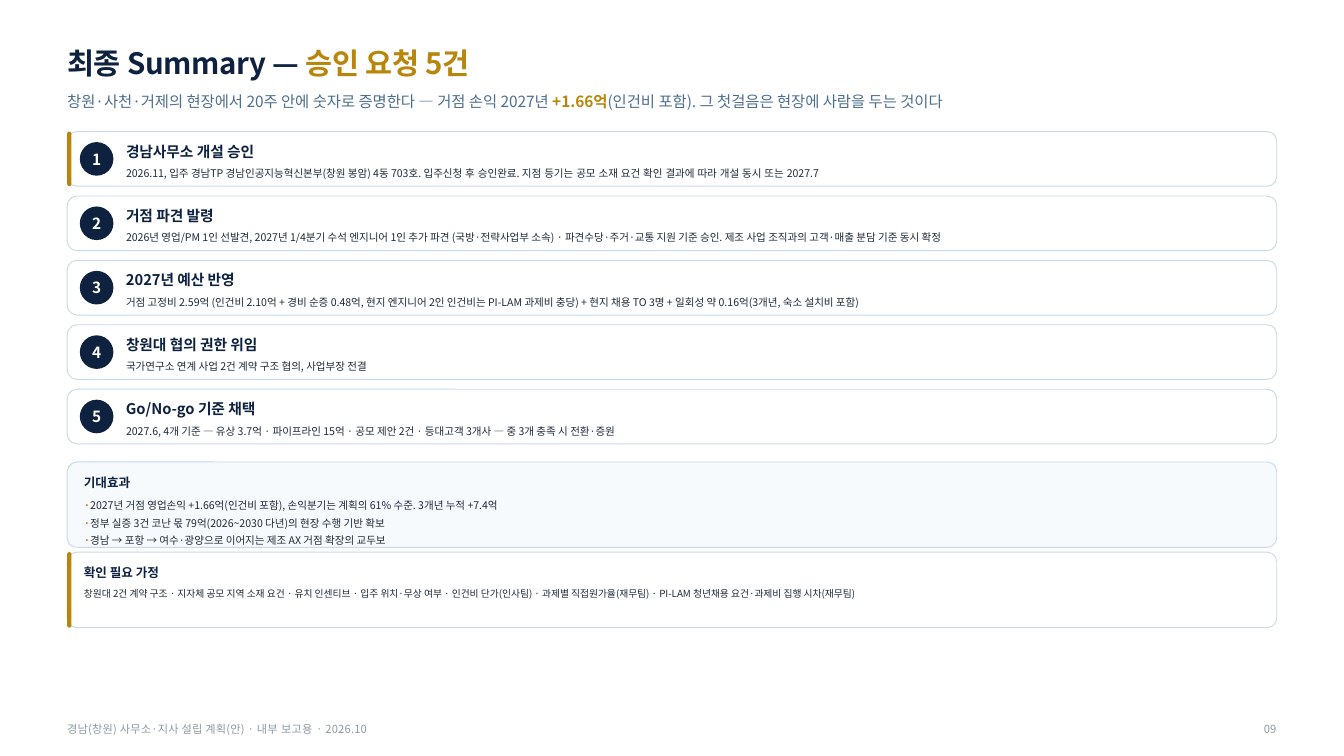
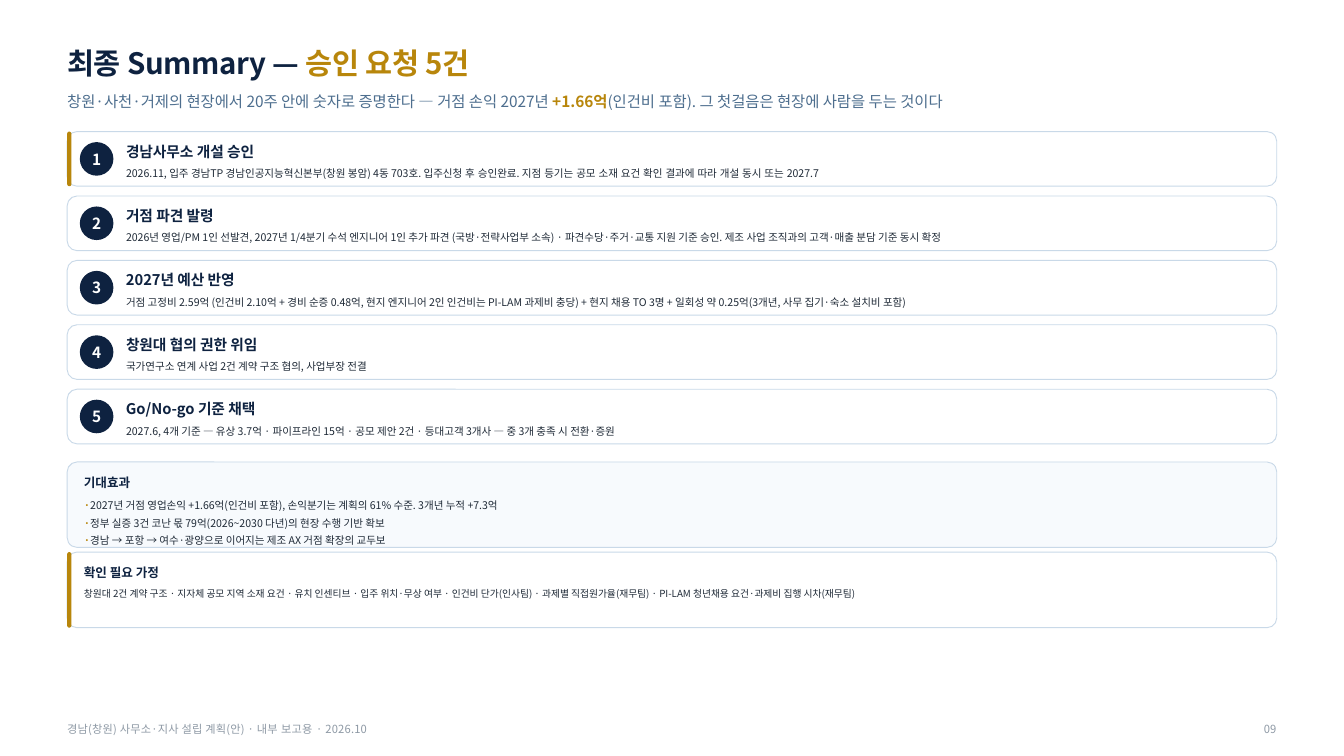
Before and after one commit to Jacob-Yeom/claude, a slide deck: slide 10 of output/gyeongnam_branch_plan_v11.pptx. Drawn at 1344x756 pixels with LibreOffice and Linux fonts; fonts in the diff are those of the drawing. Boxes give left, top, right and bottom in pixels: in the first picture for what was removed or moved away, otherwise in the second. Text is boxed around its words. In the diff, an @@ line names an element or a change of style, - is before the commit and + after.

```diff
--- a/output/gyeongnam_branch_plan_v11.pptx
+++ b/output/gyeongnam_branch_plan_v11.pptx
@@ text at (126,297,906,308): text changed @@
-거점 고정비 2.59억 (인건비 2.10억 + 경비 순증 0.48억, 현지 엔지니어 2인 인건비는 PI-LAM 과제비 충당) + 현지 채용 TO 3명 + 일회성 약 0.16억(3개년, 숙소 설치비 포함)
+거점 고정비 2.59억 (인건비 2.10억 + 경비 순증 0.48억, 현지 엔지니어 2인 인건비는 PI-LAM 과제비 충당) + 현지 채용 TO 3명 + 일회성 약 0.25억(3개년, 사무 집기·숙소 설치비 포함)
@@ text at (84,500,498,511): text changed @@
-·2027년 거점 영업손익 +1.66억(인건비 포함), 손익분기는 계획의 61% 수준. 3개년 누적 +7.4억
+·2027년 거점 영업손익 +1.66억(인건비 포함), 손익분기는 계획의 61% 수준. 3개년 누적 +7.3억
```
Also in this commit, not shown: 4 other slides changed, 3 other files.
